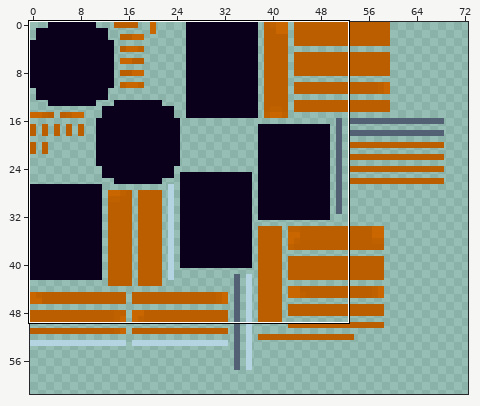
One commit to this sprite sheet: source/models/models/steam/steam_boiler.png. Above: a wide view before the commit, with the close-up outlined.
Close-up. Old version:
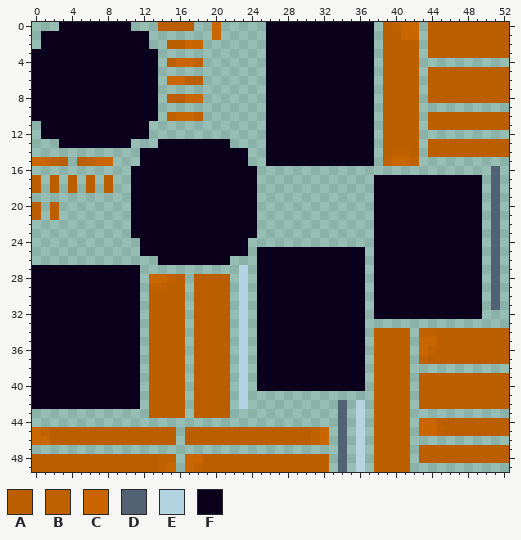
The file is 128x128 pixels. Colours within 5 levels of each other are drawn and written as one. Shown: x 0..52, y 0..49. The wide view leaves out empty margins.
Palette (. is transparent): A #ba5e00  B #c06100  C #ca6600  D #536174  E #b4d4e1  F #0a001b
Pixels before (only the part around the change), first column x 0:
 0 ...FFFFFFFF...AAAA..C.....FFFFFFFFFFFF.ABCC.AAAAAAAAA
 1 .FFFFFFFFFFFF.......C.....FFFFFFFFFFFF.AACC.AAAAAAAAA
 2 .FFFFFFFFFFFF..AACC.......FFFFFFFFFFFF.AAAA.AAAAAAAAA
 3 FFFFFFFFFFFFFF............FFFFFFFFFFFF.AAAA.AAAAAAAAA
 4 FFFFFFFFFFFFFF.ACCB.......FFFFFFFFFFFF.AAAA..........
 5 FFFFFFFFFFFFFF............FFFFFFFFFFFF.AAAA.AAAAAAAAA
 6 FFFFFFFFFFFFFF.CCAA.......FFFFFFFFFFFF.AAAA.AAAAAAAAA
 7 FFFFFFFFFFFFFF............FFFFFFFFFFFF.AAAA.AAAAAAAAA
 8 FFFFFFFFFFFFFF.AACC.......FFFFFFFFFFFF.AAAA.AAAAAAAAA
 9 FFFFFFFFFFFFFF............FFFFFFFFFFFF.AAAA..........
10 FFFFFFFFFFFFFF.BCCB.......FFFFFFFFFFFF.AAAA.AAAAAAAAA
11 .FFFFFFFFFFFF.............FFFFFFFFFFFF.AAAA.AAAAAAAAA
12 .FFFFFFFFFFFF.............FFFFFFFFFFFF.AAAA..........
13 ...FFFFFFFF...FFFFFFFF....FFFFFFFFFFFF.AAAA.AAAAAAAAA
14 ............FFFFFFFFFFFF..FFFFFFFFFFFF.ABBA.AAAAAAAAA
15 CCBA.ABCC...FFFFFFFFFFFF..FFFFFFFFFFFF.BCCB..........
16 ...........FFFFFFFFFFFFFF..........................D.
17 A.A.A.A.A..FFFFFFFFFFFFFF.............FFFFFFFFFFFF.D.
18 A.A.A.A.A..FFFFFFFFFFFFFF.............FFFFFFFFFFFF.D.
19 ...........FFFFFFFFFFFFFF.............FFFFFFFFFFFF.D.
20 A.A........FFFFFFFFFFFFFF.............FFFFFFFFFFFF.D.
21 A.A........FFFFFFFFFFFFFF.............FFFFFFFFFFFF.D.
22 ...........FFFFFFFFFFFFFF.............FFFFFFFFFFFF.D.
23 ...........FFFFFFFFFFFFFF.............FFFFFFFFFFFF.D.
24 ............FFFFFFFFFFFF..............FFFFFFFFFFFF.D.
25 ............FFFFFFFFFFFF.FFFFFFFFFFFF.FFFFFFFFFFFF.D.
26 ..............FFFFFFFF...FFFFFFFFFFFF.FFFFFFFFFFFF.D.
27 FFFFFFFFFFFF...........E.FFFFFFFFFFFF.FFFFFFFFFFFF.D.
28 FFFFFFFFFFFF.CCBA.AAAA.E.FFFFFFFFFFFF.FFFFFFFFFFFF.D.
29 FFFFFFFFFFFF.BBAA.AAAA.E.FFFFFFFFFFFF.FFFFFFFFFFFF.D.
30 FFFFFFFFFFFF.AAAA.AAAA.E.FFFFFFFFFFFF.FFFFFFFFFFFF.D.
31 FFFFFFFFFFFF.AAAA.AAAA.E.FFFFFFFFFFFF.FFFFFFFFFFFF.D.
32 FFFFFFFFFFFF.AAAA.AAAA.E.FFFFFFFFFFFF.FFFFFFFFFFFF...
33 FFFFFFFFFFFF.AAAA.AAAA.E.FFFFFFFFFFFF................
34 FFFFFFFFFFFF.AAAA.AAAA.E.FFFFFFFFFFFF.AAAA.BBAAAAAAAA
35 FFFFFFFFFFFF.AAAA.AAAA.E.FFFFFFFFFFFF.AAAA.CCAAAAAAAA
36 FFFFFFFFFFFF.AAAA.AAAA.E.FFFFFFFFFFFF.AAAA.CBAAAAAAAA
37 FFFFFFFFFFFF.AAAA.AAAA.E.FFFFFFFFFFFF.AAAA.BAAAAAAAAA
38 FFFFFFFFFFFF.AAAA.AAAA.E.FFFFFFFFFFFF.AAAA...........
39 FFFFFFFFFFFF.AAAA.AAAA.E.FFFFFFFFFFFF.AAAA.AAAAAAAAAA
40 FFFFFFFFFFFF.AAAA.AAAA.E.FFFFFFFFFFFF.AAAA.AAAAAAAAAA
41 FFFFFFFFFFFF.AAAA.AAAA.E..............AAAA.AAAAAAAAAA
42 FFFFFFFFFFFF.AAAA.AAAA.E..........D.E.AAAA.AAAAAAAAAA
43 .............AAAA.AAAA............D.E.AAAA...........
44 ..................................D.E.AAAA.CCAAAAAAAA
45 CBAAAAAAAAAAAAAA.AAAAAAAAAAAAAABC.D.E.AAAA.CCBAAAAAAA
46 CCAAAAAAAAAAAAAA.AAAAAAAAAAAAAABC.D.E.AAAA...........
Now the later version:
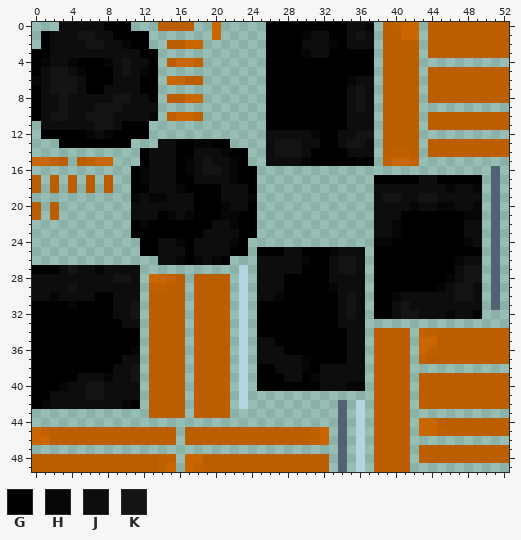
Colours new in this view: G #000000  H #060606  J #0d0d0d  K #141414
Change:
y 0: x 3..10 FFFFFFFF -> JJJJJGGG; x 26..37 FFFFFFFFFFFF -> GGGGGGGGGJJH
y 1: x 1..12 FFFFFFFFFFFF -> GJJJKKJJGGGG; x 26..37 FFFFFFFFFFFF -> GGGGHJJGGJKJ
y 2: x 1..12 FFFFFFFFFFFF -> GJJJJKKJJHGG; x 26..37 FFFFFFFFFFFF -> GGGGJJJHGJJJ
y 3: x 0..13 FFFFFFFFFFFFFF -> GGJJJJJJJJJJGG; x 26..37 FFFFFFFFFFFF -> GGGGHJJGGGGG
y 4: x 0..13 FFFFFFFFFFFFFF -> GHJJHGGGHJKJJG; x 26..37 FFFFFFFFFFFF -> GGGGGGGGGGGG
y 5: x 0..13 FFFFFFFFFFFFFF -> GJKKJHGGGJKJHG; x 26..37 FFFFFFFFFFFF -> GGGGGGGGGGGG
y 6: x 0..13 FFFFFFFFFFFFFF -> HJKKKJGGGJJJGG; x 26..37 FFFFFFFFFFFF -> GGGGGGGGGHJJ
y 7: x 0..13 FFFFFFFFFFFFFF -> GJKKKJGGJJJJGG; x 26..37 FFFFFFFFFFFF -> GGGGGGGGGJKJ
y 8: x 0..13 FFFFFFFFFFFFFF -> GJJKJJJJJKKJJG; x 26..37 FFFFFFFFFFFF -> GGGGGGGGGJKJ
y 9: x 0..13 FFFFFFFFFFFFFF -> GJJKJJJKKKJJJJ; x 26..37 FFFFFFFFFFFF -> GGGGGGGGGJKJ
y 10: x 0..13 FFFFFFFFFFFFFF -> GJKKJJKKKJJJJH; x 26..37 FFFFFFFFFFFF -> GGGGGGGGGJJJ
y 11: x 1..12 FFFFFFFFFFFF -> JJJJJJKKJGGG; x 26..37 FFFFFFFFFFFF -> GGGGGGGGGJJJ
y 12: x 1..12 FFFFFFFFFFFF -> GGGGGHJHGGGG; x 26..37 FFFFFFFFFFFF -> JJJJJHGGJJKK
y 13: x 3..10 FFFFFFFF -> GGGGGGGG; x 14..21 FFFFFFFF -> JJGGHHGG; x 26..37 FFFFFFFFFFFF -> JKKKJJGGJKKJ
y 14: x 12..23 FFFFFFFFFFFF -> GJJJGGJJJHGG; x 26..37 FFFFFFFFFFFF -> JKKKJGGGGJJJ
y 15: x 12..23 FFFFFFFFFFFF -> GJJJGHJKJJHG; x 26..37 FFFFFFFFFFFF -> JJJJHGGGGGHG
y 16: x 11..24 FFFFFFFFFFFFFF -> GHJJJGHJKKJHGG
y 17: x 11..24 FFFFFFFFFFFFFF -> GHJJJGGJJJJHGG; x 38..49 FFFFFFFFFFFF -> GGGGGJJGGGGG
y 18: x 11..24 FFFFFFFFFFFFFF -> GGJJJHGGGGJJJG; x 38..49 FFFFFFFFFFFF -> JJJJJJJJHJJH
y 19: x 11..24 FFFFFFFFFFFFFF -> HJHHJJJGGGJJJH; x 38..49 FFFFFFFFFFFF -> JKKJJKKJJJJJ
y 20: x 11..24 FFFFFFFFFFFFFF -> JJJJJJJGGGHJJG; x 38..49 FFFFFFFFFFFF -> JJJJHJJHHJJH
y 21: x 11..24 FFFFFFFFFFFFFF -> JJJGHJHGGGHHGG; x 38..49 FFFFFFFFFFFF -> JJJGGGGGGGHH
y 22: x 11..24 FFFFFFFFFFFFFF -> GHGGGGGGGJJHGG; x 38..49 FFFFFFFFFFFF -> JJHGGGGGGGJJ
y 23: x 11..24 FFFFFFFFFFFFFF -> GGGGGGGGJJJJGG; x 38..49 FFFFFFFFFFFF -> JJHGGGGGGGJJ
y 24: x 12..23 FFFFFFFFFFFF -> GGJJHGJJJJHG; x 38..49 FFFFFFFFFFFF -> HHGGGGGGGGHJ
y 25: x 12..23 FFFFFFFFFFFF -> GGJJJGJJJJGG; x 25..36 FFFFFFFFFFFF -> GGGJJGGGHJJJ; x 38..49 FFFFFFFFFFFF -> GGGGGGGGGGGG
y 26: x 14..21 FFFFFFFF -> JJHGHJHG; x 25..36 FFFFFFFFFFFF -> JJJJJHGGJKKJ; x 38..49 FFFFFFFFFFFF -> GGGGGGGGGHJJ
y 27: x 0..11 FFFFFFFFFFFF -> GGGJKJJHJJJJ; x 25..36 FFFFFFFFFFFF -> JJJJJGGGJKKJ; x 38..49 FFFFFFFFFFFF -> GGGGGGGGGJKK
y 28: x 0..11 FFFFFFFFFFFF -> JJJJJJJJJKKJ; x 25..36 FFFFFFFFFFFF -> JJJGGGGGJJJJ; x 38..49 FFFFFFFFFFFF -> GGGGGGGGHJKK
y 29: x 0..11 FFFFFFFFFFFF -> JJJJKJJJJJJJ; x 25..36 FFFFFFFFFFFF -> JJJGGGGGHJJJ; x 38..49 FFFFFFFFFFFF -> GGGGGGGHJKKJ
y 30: x 0..11 FFFFFFFFFFFF -> JJHJJJJGGJJJ; x 25..36 FFFFFFFFFFFF -> JJHGGGGGGJKJ; x 38..49 FFFFFFFFFFFF -> GGHJJJJJJKKJ
y 31: x 0..11 FFFFFFFFFFFF -> GGGGHGGGGJJK; x 25..36 FFFFFFFFFFFF -> GGGGGGGGGJKJ; x 38..49 FFFFFFFFFFFF -> GGJKJJJJJJJJ
y 32: x 0..11 FFFFFFFFFFFF -> GGGGGGGGGJJK; x 25..36 FFFFFFFFFFFF -> GGGGGGGGGJKJ; x 38..49 FFFFFFFFFFFF -> GGJKKJJJHJJG
y 33: x 0..11 FFFFFFFFFFFF -> GGGGGGGGGGJJ; x 25..36 FFFFFFFFFFFF -> GGGGGGGGGJJJ
y 34: x 0..11 FFFFFFFFFFFF -> GGGGGGGGGGGG; x 25..36 FFFFFFFFFFFF -> GGGGGGGGGGJJ
y 35: x 0..11 FFFFFFFFFFFF -> GGGGGGGGGGGG; x 25..36 FFFFFFFFFFFF -> JJGGGGGGGGJJ
y 36: x 0..11 FFFFFFFFFFFF -> GGGGGGGGGGGH; x 25..36 FFFFFFFFFFFF -> JJJGGGGGGGJJ
y 37: x 0..11 FFFFFFFFFFFF -> GGGGGGGGGGJJ; x 25..36 FFFFFFFFFFFF -> JJJJJHGGGGJJ
y 38: x 0..11 FFFFFFFFFFFF -> GGGGGGGGGJJK; x 25..36 FFFFFFFFFFFF -> GGJJJHGJJJJJ
y 39: x 0..11 FFFFFFFFFFFF -> GGGGGJJJHJJK; x 25..36 FFFFFFFFFFFF -> GGGJJGHJJJJJ
y 40: x 0..11 FFFFFFFFFFFF -> GGGHJJKKJJJJ; x 25..36 FFFFFFFFFFFF -> GGGGGGGJJJHH
y 41: x 0..11 FFFFFFFFFFFF -> GGJJJJKKJJJJ
y 42: x 0..11 FFFFFFFFFFFF -> GHJJJJJJJJHG
Boxes around the changes in both close-ups, in picture pixels (x1, y1, x2, y2):
changed: (32, 22, 482, 409)
